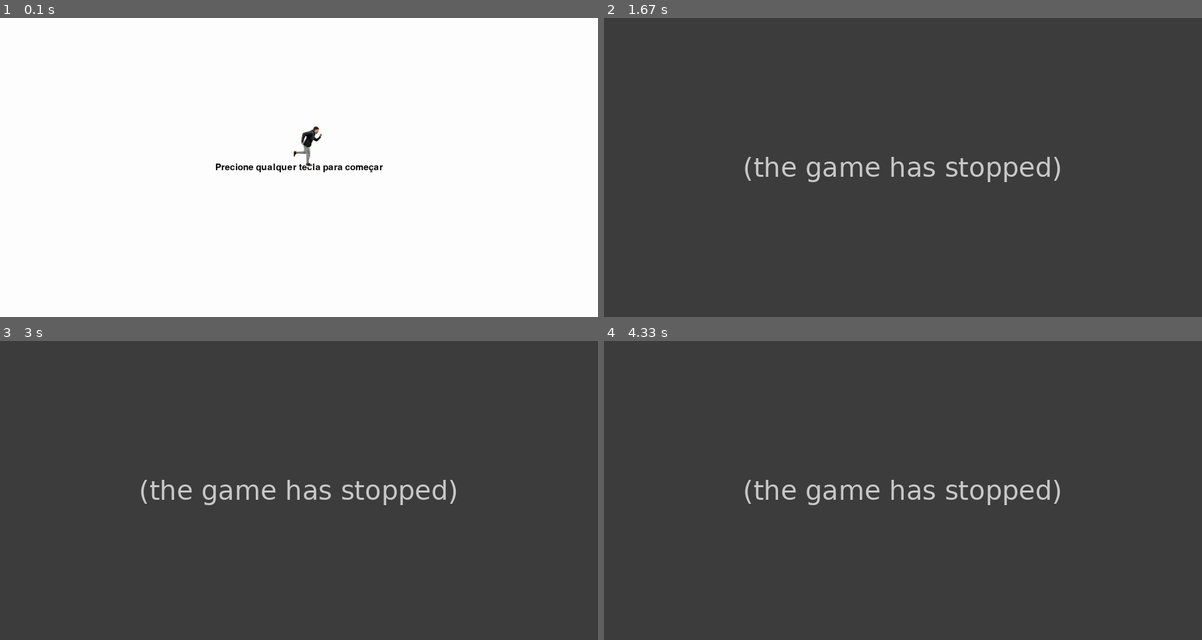
Above: before the commit, frames 1-4 (two rows, left to right).
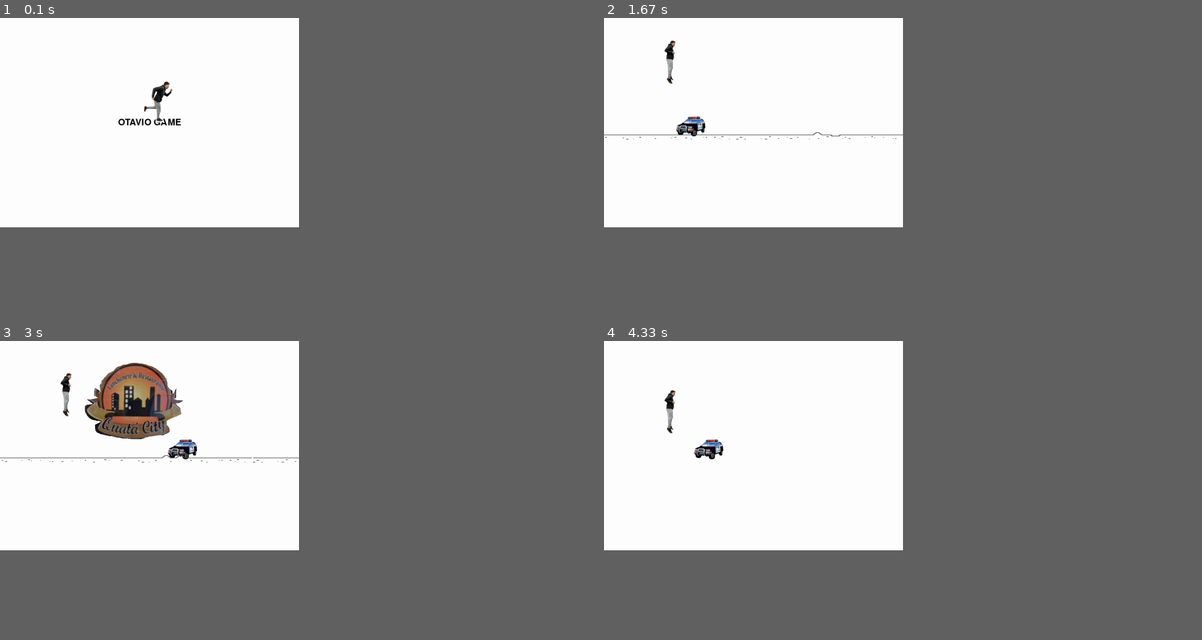
Above: after the commit, the same moments.

Repository: arthurabdo/PYGAME
Game: pygame game, started from PYGAME.py
Two runs of this game, one before a commit and one after it. Both use one fixed random seed, a clock stepped at 60 frames per second and the inputs below.
Inputs:
- Up to frame 1 (0.1 s): no input
- Up to frame 2 (1.67 s): hold Up 0.33-0.8 s; hold Down 0.83-1.13 s; hold Up 1.17-1.53 s
- Up to frame 3 (3 s): hold Up 1.97-2.27 s; hold Down 2.3-2.6 s; hold Up from 2.63 s (still down)
- Up to frame 4 (4.33 s): release Up at 3 s; hold Down 3.03-3.4 s
In our replay, the window is 900x450 before the commit and 450x315 after it. These sizes can differ from the game's own. Grey fills any space a smaller window leaves; there, only what the larger window draws over its background counts as a difference.

The runs differ from the first frame. In frame 1, 0.9% of the frame differs, in the area x 19-64%, y 21-52%; in frame 2, 36%; in frame 3, 35%; in frame 4, 36%, in the area x 0-77%, y 0-70%.
Error before the commit: IndexError: list index out of range (PYGAME.py line 100); the game stopped at 0.33 s (later frames are placeholders)

Commit message:
Arrumar codigo

Diff:
--- a/PYGAME.py
+++ b/PYGAME.py
@@ -3,23 +3,22 @@
 import random
 pygame.init()
 
-
-SCREEN_HEIGHT = 1000
-SCREEN_WIDTH = 2000
+#TELA
+SCREEN_HEIGHT = 700
+SCREEN_WIDTH = 1000
 SCREEN = pygame.display.set_mode((SCREEN_WIDTH, SCREEN_HEIGHT))
 
+#IMAGENS
 CORRER = [pygame.image.load(os.path.join("images", "OtavioRun1.png")),
            pygame.image.load(os.path.join("images", "OtavioRun2.png"))]
-
 PULAR = pygame.image.load(os.path.join("images", "OtavioJump.png"))
-
-BAFOMETRO = [pygame.image.load(os.path.join("images", "Bafometro.png"))]
-
+BAFOMETRO = [pygame.image.load(os.path.join("images", "Bafometro.png")),
+            pygame.image.load(os.path.join("images", "policia.png")),
+            pygame.image.load(os.path.join("images", "agua.png"))]
 QUATA = pygame.image.load(os.path.join("images", "logoQuata.png"))
-
 BG = pygame.image.load(os.path.join("images", "Chao.png"))
 
-
+#CLASSES
 class Otavio:
     X_POS = 200
     Y_POS = 270
@@ -96,6 +95,7 @@
 class Obstaculo:
     def __init__(self, image, type):
         self.image = image
+        print('estou printando', self.type, self.image)
         self.type = type
         self.rect = self.image[self.type].get_rect()
         self.rect.x = SCREEN_WIDTH
@@ -119,9 +119,9 @@
 
 
 
-def main():
+def GAME():
     global game_speed, x_pos_bg, y_pos_bg, points, obstacles
-    run = True
+
     clock = pygame.time.Clock()
     player = Otavio()
     cloud = Quata()
@@ -129,6 +129,7 @@
     x_pos_bg = 0
     y_pos_bg = 380
     points = 0
+    run = True
     font = pygame.font.Font('freesansbold.ttf', 20)
     obstacles = []
     death_count = 0
@@ -197,6 +198,7 @@
 
         if death_count == 0:
             text = font.render("Precione qualquer tecla para começar", True, (0, 0, 0))
+            text = font.render("OTAVIO GAME", True, (0, 0, 0))
         elif death_count > 0:
             text = font.render("Precione qualquer tecla para recomeçar", True, (0, 0, 0))
             score = font.render("Sua pontuação: " + str(points), True, (0, 0, 0))
@@ -212,7 +214,7 @@
             if event.type == pygame.QUIT:
                 run = False
             if event.type == pygame.KEYDOWN:
-                main()
+                GAME()
 
 
 menu(death_count=0)
--- /dev/null
+++ b/assets.py
@@ -0,0 +1 @@
+assets.p
Binary file removed: images/Cloud.png
Binary file added: images/agua.png
Binary file added: images/policia.png
